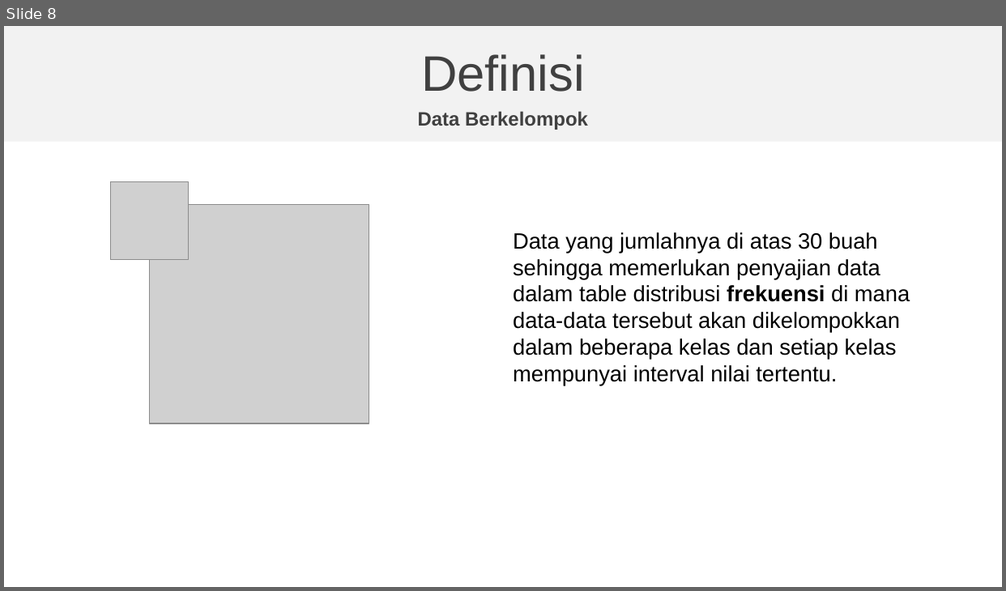
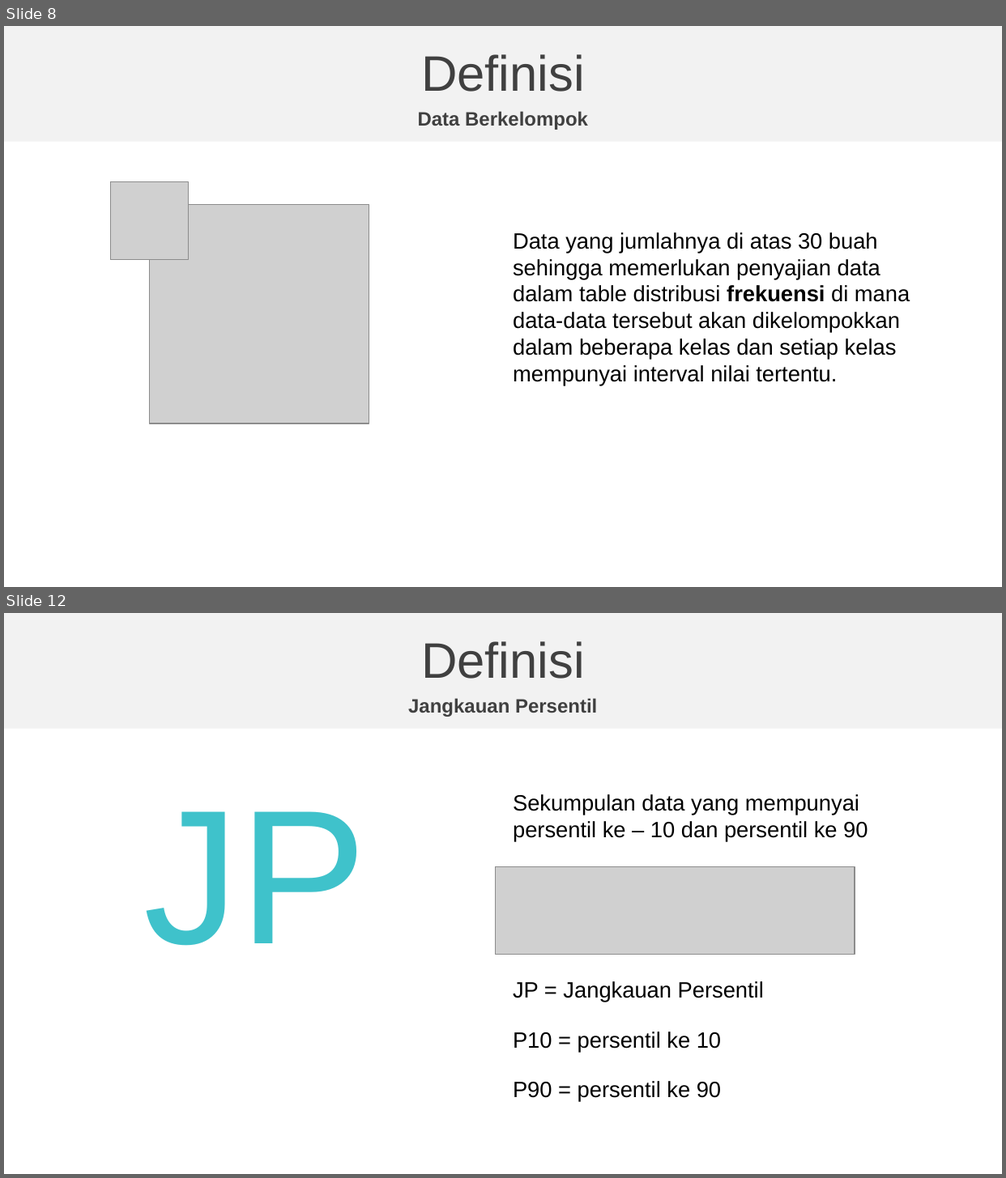
Before and after one commit to natacloud/statistika, a slide deck: Presentasi-Statistika-kelompok-3.pptx. Shown one above the other, each under a label of ours: slide 8 before the commit, slides 8 and 12 after it; the slides between them are not shown. The pictures are 1006x591 and 1006x1178 pixels, drawn with LibreOffice and Linux fonts; fonts in the diff are those of the drawing; grey boxes stand for pictures; background and template pictures are left out. Boxes give left, top, right and bottom in pixels: in the first picture for what was removed or moved away, otherwise in the second. Text is boxed around its words. In the diff, an @@ line names an element or a change of style, - is before the commit and + after.

Commit message:
Powerpoint Project definisi selesai

```diff
--- a/Presentasi-Statistika-kelompok-3.pptx
+++ b/Presentasi-Statistika-kelompok-3.pptx
@@ slide 12 added at box(4, 613, 1002, 1174), background picture (left out); not listed: 1 template element that a slide beside it also shows @@
@@ text added at box(421, 641, 585, 679), 36 pt, text #404040 @@
+Definisi
@@ text added at box(408, 698, 597, 717), 14 pt, text #404040, bold @@
+Jangkauan Persentil
@@ text added at box(513, 794, 867, 842), 16 pt, text #000000 @@
+Sekumpulan data yang mempunyai persentil ke – 10 dan persentil ke 90
@@ text added at box(144, 811, 367, 946), 138 pt, text #3FC2CB @@
+JP
@@ picture added at box(495, 867, 854, 956) @@
@@ text added at box(513, 982, 764, 1002), 16 pt, text #000000 @@
+JP = Jangkauan Persentil
@@ text added at box(513, 1032, 721, 1052), 16 pt, text #000000 @@
+P10 = persentil ke 10
@@ text added at box(513, 1081, 721, 1102), 16 pt, text #000000 @@
+P90 = persentil ke 90
```
Also in this commit, not shown: 2 slides changed, 3 other slides added.
